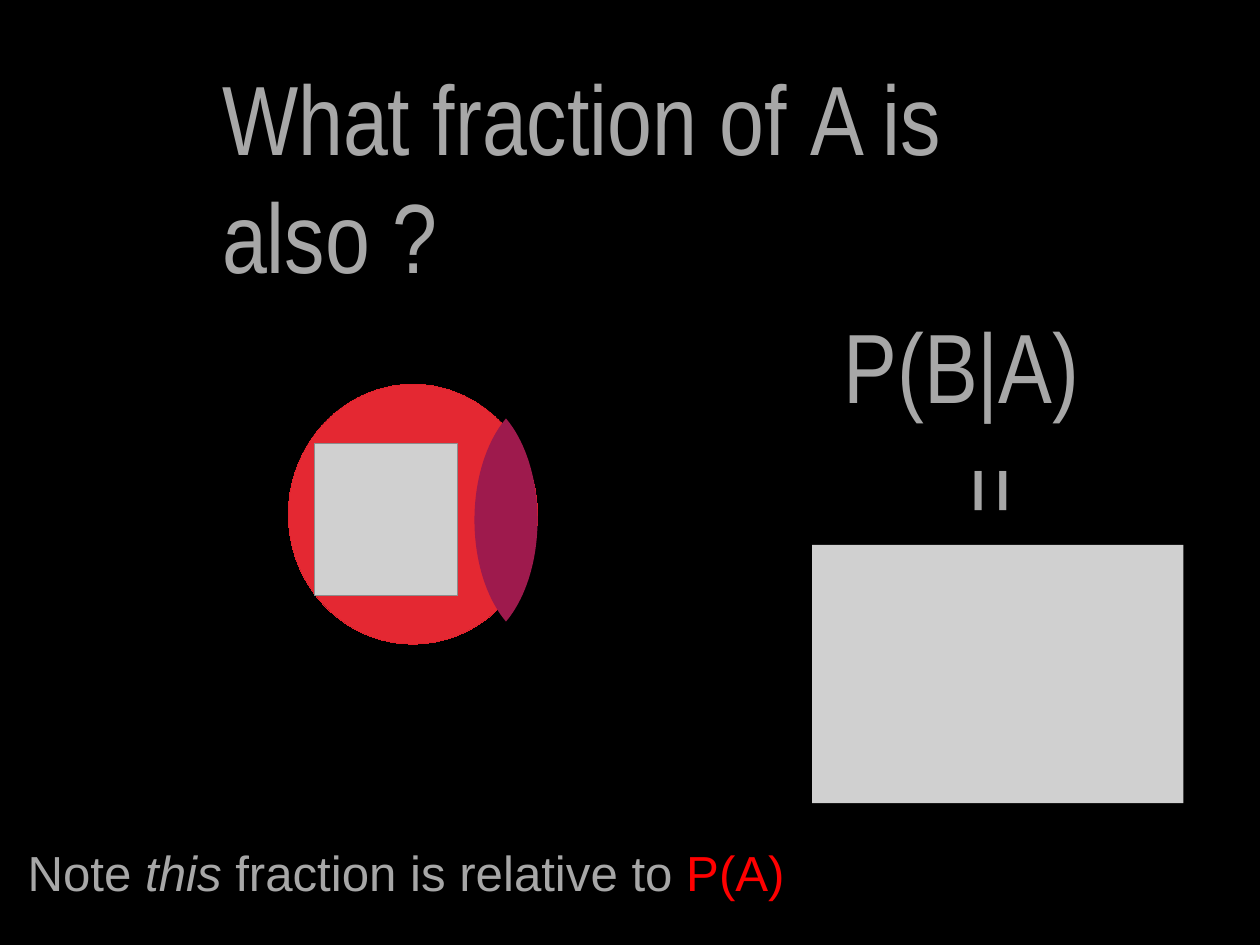
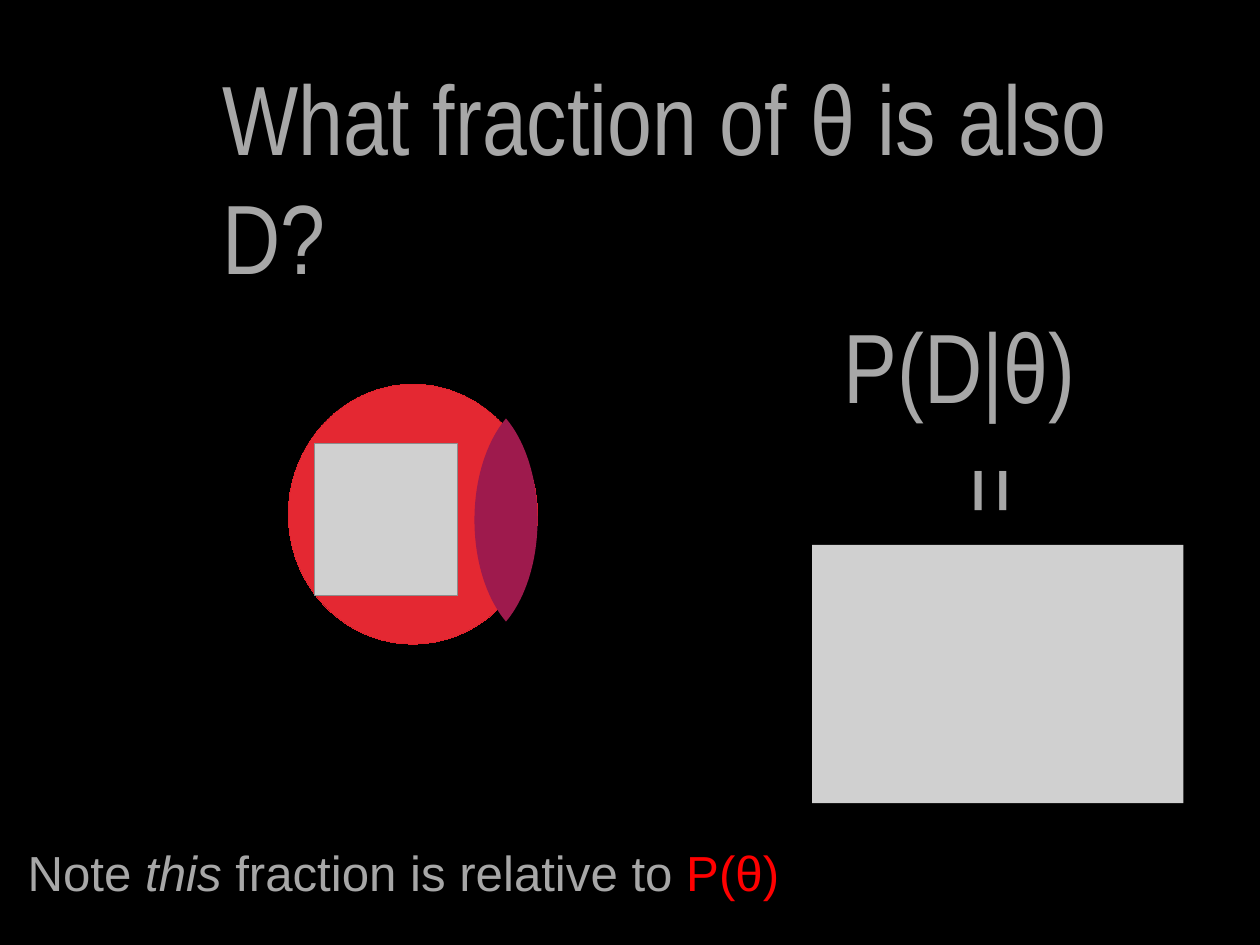
Before and after one commit to patricks1/noble-machine-learning, a slide deck: slide 13 of Session5/Session5_Slides.pptx. Drawn at 1260x945 pixels with LibreOffice and Linux fonts; fonts in the diff are those of the drawing; grey boxes stand for pictures. Boxes give left, top, right and bottom in pixels: in the first picture for what was removed or moved away, otherwise in the second. Text is boxed around its words. In the diff, an @@ line names an element or a change of style, - is before the commit and + after.

```diff
--- a/Session5/Session5_Slides.pptx
+++ b/Session5/Session5_Slides.pptx
@@ text at (222,83,1106,274): text changed @@
-What fraction of A is also ?
+What fraction of θ is also D?
@@ text at (843,331,1075,420): text changed @@
-P(B|A)
+P(D|θ)
@@ text at (28,855,779,901): text changed @@
-Note this fraction is relative to P(A)
+Note this fraction is relative to P(θ)
```
Also in this commit, not shown: 10 other slides changed, 2 other files.
